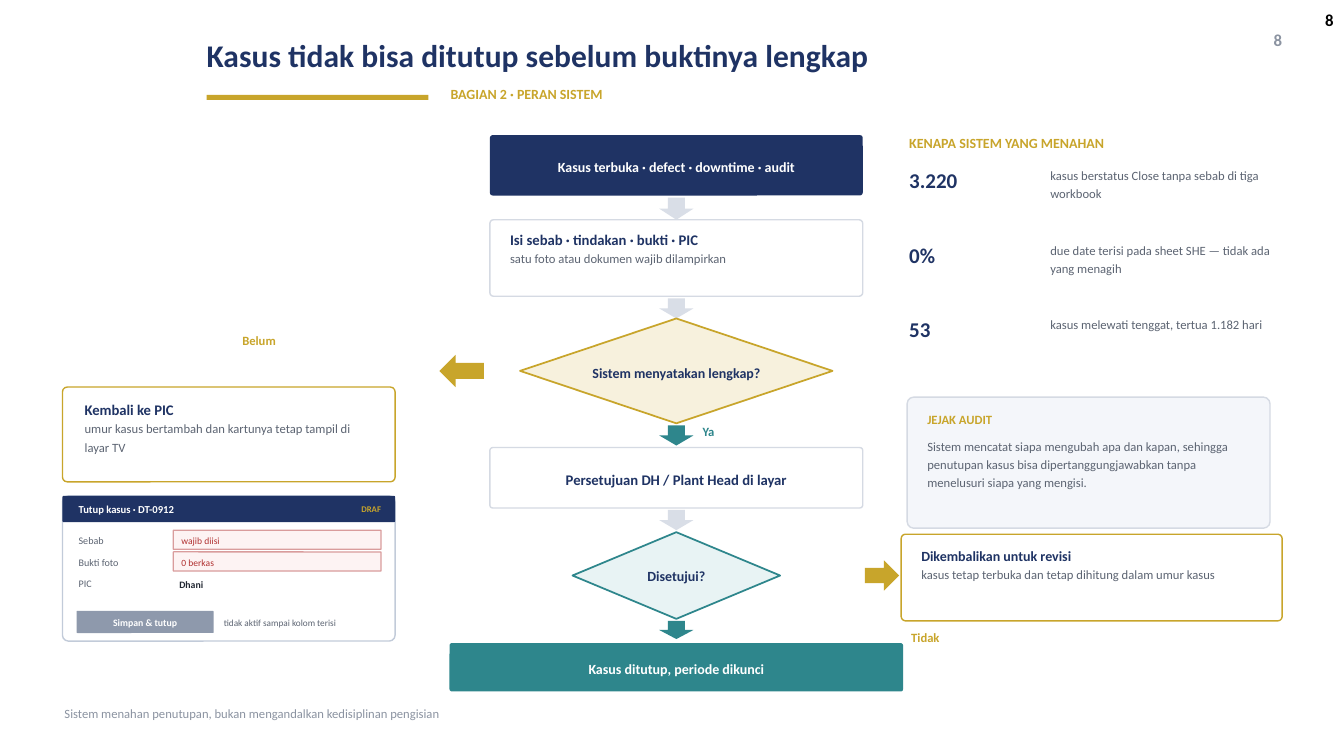
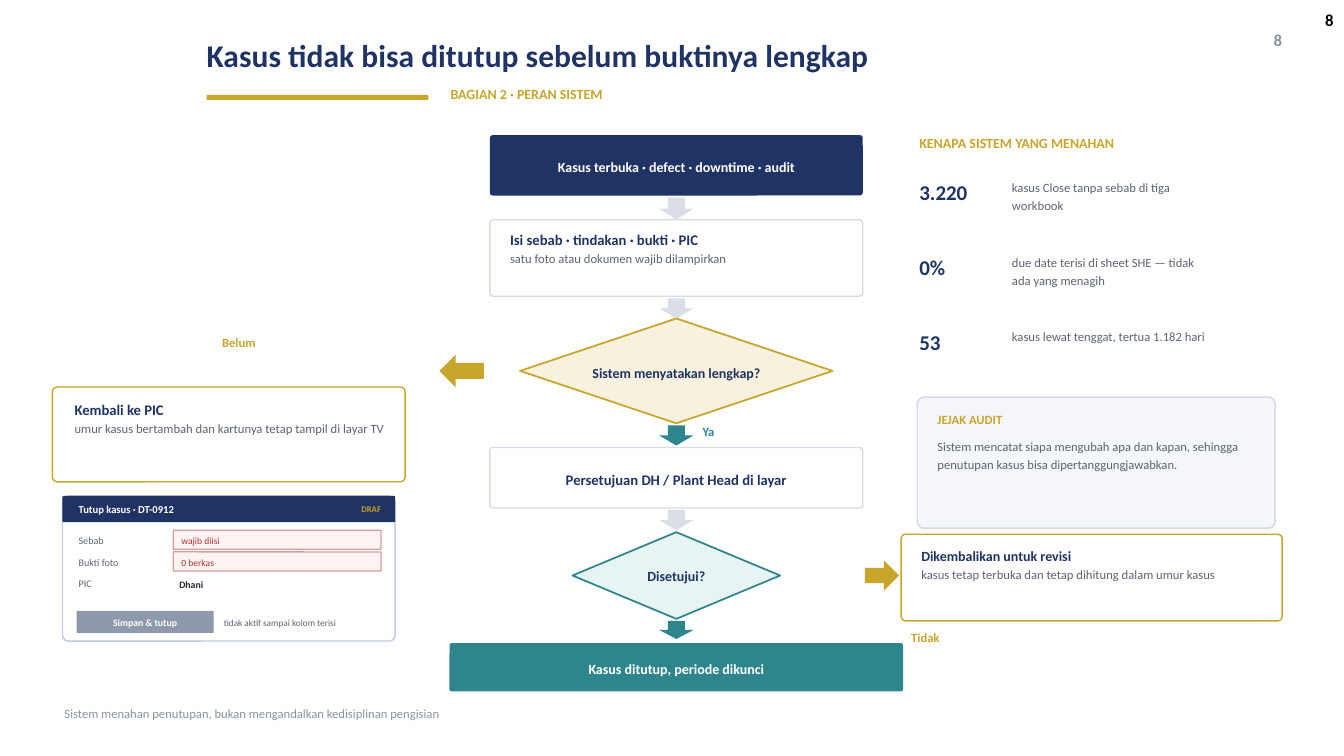
Before and after one commit to GalaxyDust/DailyMonitoringSystem_App, a slide deck: slide 8 of docs/DMS_Digitalisasi_v1.pptx. Drawn at 1344x756 pixels with LibreOffice and Linux fonts; fonts in the diff are those of the drawing; background and template pictures are left out. Boxes give left, top, right and bottom in pixels: in the first picture for what was removed or moved away, otherwise in the second. Text is boxed around its words. In the diff, an @@ line names an element or a change of style, - is before the commit and + after.

```diff
--- a/docs/DMS_Digitalisasi_v1.pptx
+++ b/docs/DMS_Digitalisasi_v1.pptx
@@ text "KENAPA SISTEM YANG MENAHAN": place and size @@
-text "KENAPA SISTEM YANG MENAHAN" at [909, 139, 1104, 148]
+text "KENAPA SISTEM YANG MENAHAN" at [919, 139, 1114, 148]
@@ text at [1012, 183, 1170, 210]: text changed @@
-kasus berstatus Close tanpa sebab di tiga workbook
+kasus Close tanpa sebab di tiga workbook
@@ text at [1012, 258, 1194, 287]: text changed @@
-due date terisi pada sheet SHE — tidak ada yang menagih
+due date terisi di sheet SHE — tidak ada yang menagih
@@ 3 texts: place and size @@
-3 texts at [909, 174, 957, 337]
+3 texts at [919, 186, 967, 350]
@@ text "Belum": place and size @@
-text "Belum" at [242, 336, 276, 345]
+text "Belum" at [222, 338, 256, 347]
@@ text at [1012, 332, 1205, 343]: text changed @@
-kasus melewati tenggat, tertua 1.182 hari
+kasus lewat tenggat, tertua 1.182 hari
@@ rounded rectangle: place and size @@
-rounded rectangle at [63, 387, 395, 482]
+rounded rectangle at [52, 387, 405, 482]
@@ text "Kembali ke PIC" rewrapped from [85, 404, 351, 454] to [75, 404, 384, 435] @@
@@ rounded rectangle: place and size @@
-rounded rectangle at [907, 397, 1270, 528]
+rounded rectangle at [918, 397, 1275, 528]
@@ text "JEJAK AUDIT": place and size @@
-text "JEJAK AUDIT" at [927, 416, 992, 424]
+text "JEJAK AUDIT" at [937, 416, 1002, 424]
@@ text at [937, 442, 1238, 471]: text changed @@
-Sistem mencatat siapa mengubah apa dan kapan, sehingga penutupan kasus bisa dipertanggungjawabkan tanpa menelusuri siapa yang mengisi.
+Sistem mencatat siapa mengubah apa dan kapan, sehingga penutupan kasus bisa dipertanggungjawabkan.
```
Also in this commit, not shown: 4 other slides changed, 1 other file.
